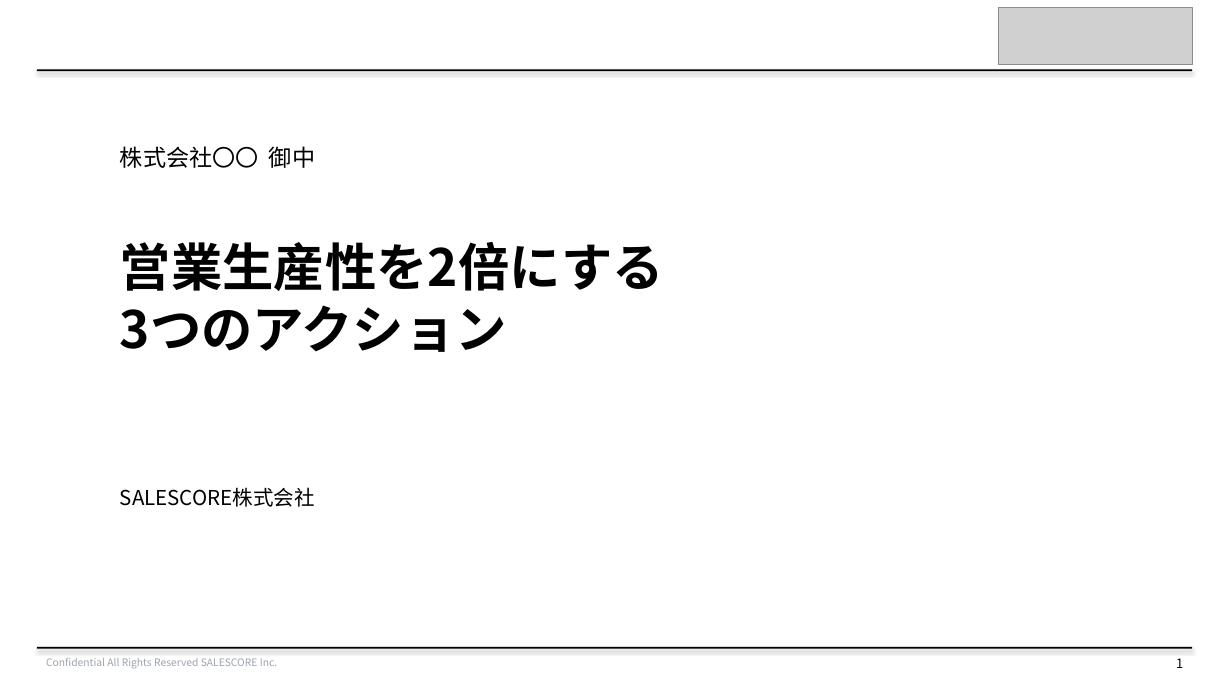
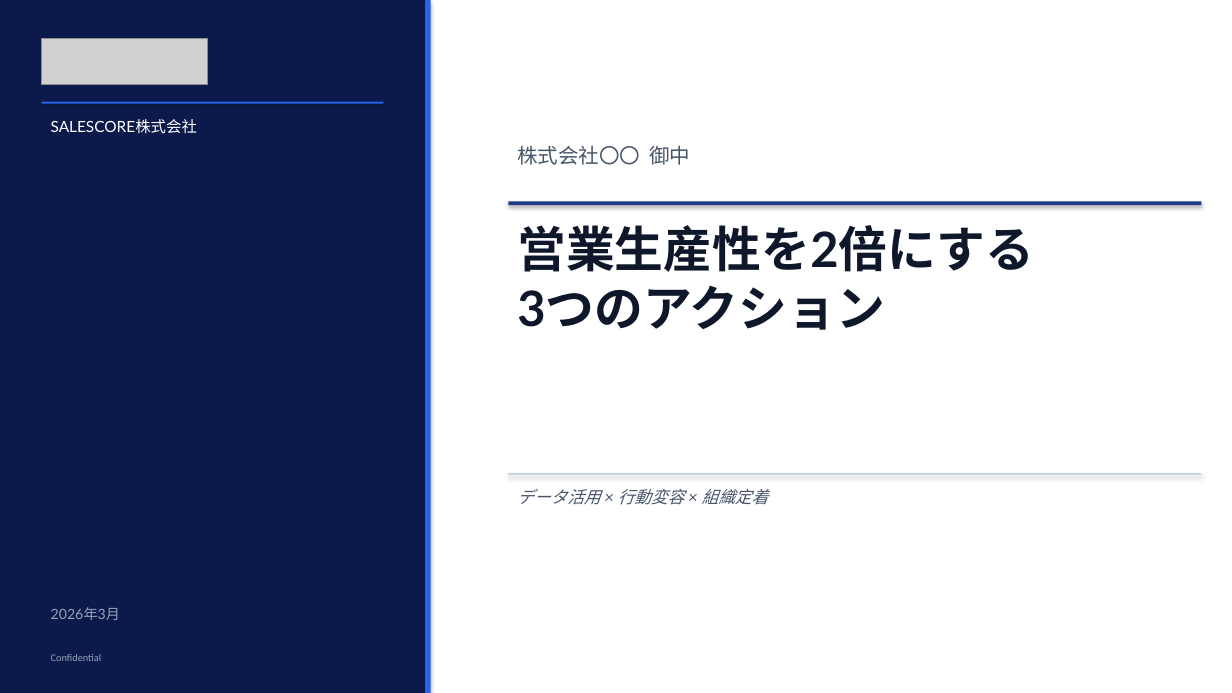
Before and after one commit to shintanagami-netizen/-, a slide deck: slide 1 of SALESCORE_営業生産性向上_提案資料.pptx. Drawn at 1232x693 pixels with LibreOffice and Linux fonts; fonts in the diff are those of the drawing; grey boxes stand for pictures. Boxes give left, top, right and bottom in pixels: in the first picture for what was removed or moved away, otherwise in the second. Text is boxed around its words. In the diff, an @@ line names an element or a change of style, - is before the commit and + after.

```diff
--- a/SALESCORE_営業生産性向上_提案資料.pptx
+++ b/SALESCORE_営業生産性向上_提案資料.pptx
@@ rectangle added at bbox=[0, 0, 425, 693], fill #0C1A4B @@
@@ rectangle added at bbox=[425, 0, 431, 693], fill #2563EB @@
@@ picture removed at bbox=[998, 7, 1192, 65] @@
@@ picture added at bbox=[42, 39, 208, 85] @@
@@ rectangle removed at bbox=[37, 69, 1192, 71] @@
@@ text "SALESCORE株式会社": place and size @@
-text "SALESCORE株式会社" at bbox=[120, 487, 315, 507]
+text "SALESCORE株式会社" at bbox=[51, 119, 197, 134]
@@ text "SALESCORE株式会社" at bbox=[51, 119, 197, 134]: size 16 to 12 pt, font Noto Sans CJK JP to Lato, text colour #000000 to #FFFFFF @@
@@ rectangle added at bbox=[42, 102, 384, 104], fill #2563EB @@
@@ text "株式会社〇〇 御中": place and size @@
-text "株式会社〇〇 御中" at bbox=[120, 146, 315, 168]
+text "株式会社〇〇 御中" at bbox=[517, 145, 690, 165]
@@ text "株式会社〇〇 御中" at bbox=[517, 145, 690, 165]: size 18 to 16 pt, font Noto Sans CJK JP to Lato, text colour #000000 to #475569 @@
@@ rectangle added at bbox=[508, 201, 1202, 205], fill #1E3A8A @@
@@ text "営業生産性を2倍にする 3つのアクション": place and size @@
-text "営業生産性を2倍にする 3つのアクション" at bbox=[120, 242, 664, 352]
+text "営業生産性を2倍にする 3つのアクション" at bbox=[517, 225, 1034, 330]
@@ text "営業生産性を2倍にする 3つのアクション" at bbox=[517, 225, 1034, 330]: size 40 to 38 pt, font Noto Sans CJK JP to Lato, text colour #000000 to #0F172A @@
@@ rectangle added at bbox=[508, 473, 1202, 475], fill #CBD5E1 @@
@@ text added at bbox=[517, 489, 769, 505], 13 pt, text #475569, italic @@
+データ活用 × 行動変容 × 組織定着
@@ text added at bbox=[51, 607, 120, 620], 11 pt, text #94A3B8 @@
+2026年3月
@@ rectangle removed at bbox=[37, 647, 1192, 649] @@
@@ text removed at bbox=[46, 658, 277, 669] @@
-Confidential All Rights Reserved SALESCORE Inc.
@@ text added at bbox=[51, 654, 102, 661], 8 pt, text #94A3B8 @@
+Confidential
@@ text removed at bbox=[1176, 658, 1183, 668] @@
-1
```
Also in this commit, not shown: 2 other slides changed, 4 other files.
